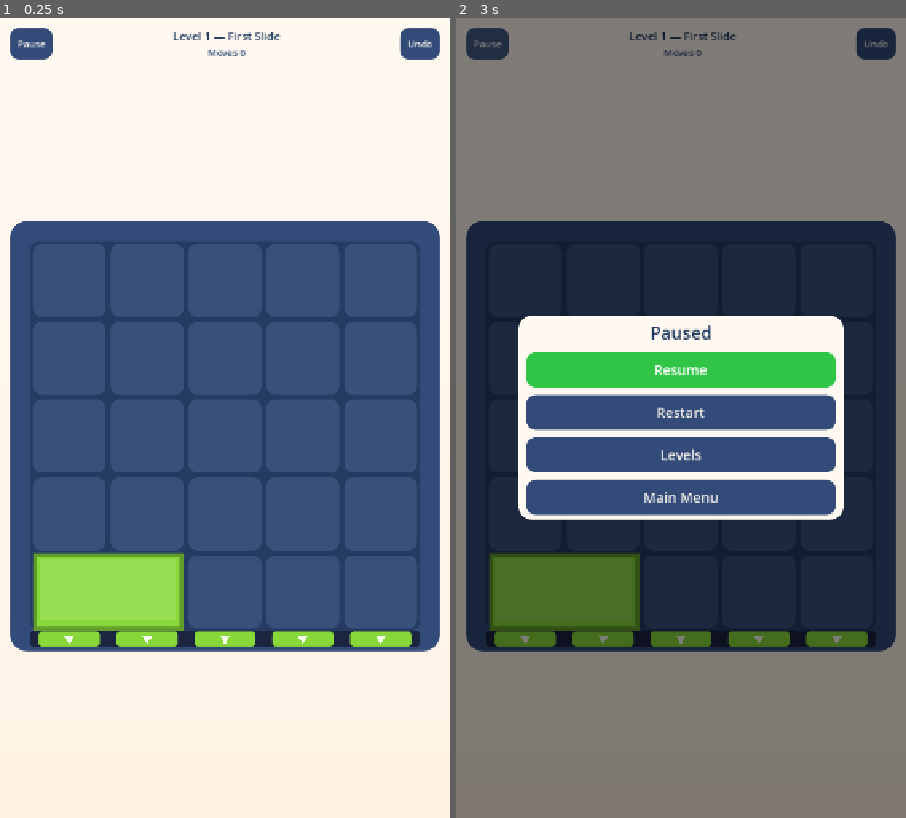
Above: before the commit, frames 1-2 (left to right).
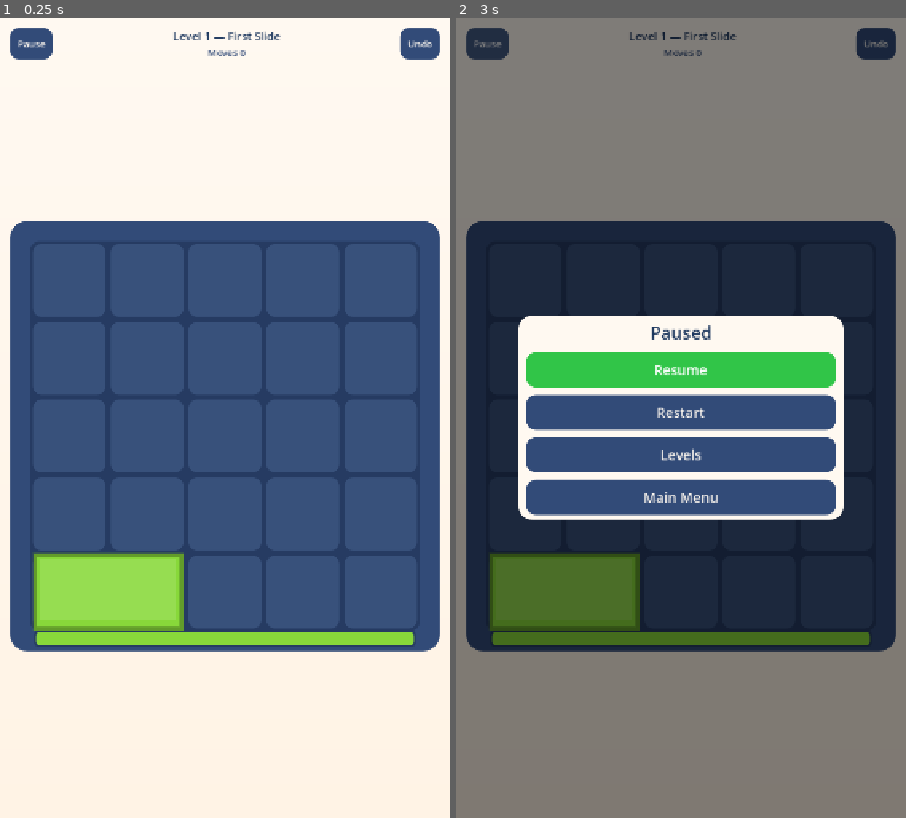
Above: after the commit, the same moments.

Repository: CylendraPlatform/Block_Puzzle_Game
Game: Godot game, scene res://scenes/GameScreen.tscn
Two runs of this game, one before a commit and one after it. Both use one fixed random seed, a clock stepped at 60 frames per second and the inputs below. This scene is started directly instead of the project's main scene.
Inputs:
- Up to frame 1 (0.25 s): no input
- Up to frame 2 (3 s): click "Undo" at 0.5 s; click "Undo" at 1.25 s; click "Undo" at 2 s; click "Pause" at 2.75 s

The runs differ from the first frame. In frame 1, 0.7% of the frame differs, in the area x 6-94%, y 76-79%; in frame 2, 0.6%.

Commit message:
revert: PR #27 cell-door gate renderer
Reverts merge c99efbd (feat/pearl-cell-doors). PR #27 was merged without
owner approval; the owner's review said it is superseded by the
positioned-gate approach (design/gate_proto) and must stay unmerged.

Restored to the pre-#27 state (6daad29): scripts/game/board_view_v2.gd,
test/test_board_geometry.gd, test/shot_pearl.gd and the
docs/qa/pearl_signoff captures and notes.

Kept: the docs/runbooks/testing.md note on running Godot tests one at a
time (shared user://). It documents a test-runner issue, not the renderer.

Co-Authored-By: Claude Opus 5.5 <noreply@anthropic.com>
Co-authored-by: acesse7701 <acesse7701@users.noreply.github.com>

Diff:
--- a/scripts/game/board_view_v2.gd
+++ b/scripts/game/board_view_v2.gd
@@ -26,8 +26,6 @@
 ## Part of the frame band, from the board edge outwards, that a gate slot occupies; the rest
 ## stays as an unbroken outer rim.
 const GATE_DEPTH := 0.8
-## Gap at each end of a cell door, in cells, so neighbouring doors read as separate openings.
-const DOOR_GAP := 0.1
 
 var definition: Dictionary = {}
 var state: PuzzleState
@@ -441,135 +439,39 @@
 	if locked:
 		color = color.darkened(0.45)
 		color.s *= 0.5
-	var rail := gate_slot(gate, cols, rows)
-	if rail.size == Vector2.ZERO:
-		return
-	# Cell doors (owner-approved style B): a dark rail over exactly lo..hi, one coloured door
-	# per cell a piece can leave through, an outward arrow on each door. Gates sharing an edge
-	# split the depth into lanes so every accepted colour stays visible.
-	var lane := gate_lane(gate)
-	if lane.x == 0:
-		_round(rail, TD35Theme.SHADOW, int(clampf(_cell * 0.06, 2.0, 6.0)))
-	var side := str(gate.get("side", ""))
-	var radius := int(clampf(_cell * 0.06, 2.0, 6.0))
-	for door in gate_doors(gate, cols, rows):
-		_round(_lane_rect(side, door, lane.x, lane.y).grow(-1.0), color, radius)
-	for arrow in gate_arrows(gate, cols, rows):
-		draw_colored_polygon(arrow, Color(1, 1, 1, 0.9))
+	var slot := gate_slot(gate, cols, rows)
+	if slot.size == Vector2.ZERO:
+		return
+	# The slot is a recess in the frame band, the same colour as the board bed, so the gate
+	# reads as an opening in an unbroken frame; the coloured lip sits inside it.
+	var lip := slot.grow(-maxf(1.5, _cell * FRAME_RATIO * 0.1))
+	_round(slot, TD35Theme.BASE, int(clampf(_cell * 0.08, 3.0, 8.0)))
+	_round(lip, color, int(clampf(_cell * 0.06, 2.0, 6.0)))
 	if locked:
-		_glyph_lock(rail.get_center())
+		_glyph_lock(lip.get_center())
 	var remaining := int(gstate.get("counter_remaining", -1))
 	if remaining > 0:
-		_badge(rail.get_center(), str(remaining))
-
-## A gate's rail in local coordinates: along its edge over exactly the rule's exit range
-## lo..hi (never narrower or wider), and from the board edge outwards over GATE_DEPTH of the
-## frame band. Empty for an unknown side.
+		_badge(lip.get_center(), str(remaining))
+
+## A gate's slot in local coordinates: along its edge from `lo` to `hi` (inset by a small
+## pad), and from the board edge outwards over GATE_DEPTH of the frame band. It overlaps the
+## board edge by one pixel so no seam shows. Empty for an unknown side.
 func gate_slot(gate: Dictionary, cols: int, rows: int) -> Rect2:
 	var lo := int(gate.get("lo", 0))
 	var hi := int(gate.get("hi", lo))
 	var along := float(hi - lo + 1) * _cell
+	var pad := clampf(_cell * 0.08, 2.0, 6.0)
 	var depth := _cell * FRAME_RATIO * GATE_DEPTH
 	match str(gate.get("side", "")):
 		"left":
-			return Rect2(_origin.x - depth, _origin.y + lo * _cell, depth, along)
+			return Rect2(_origin.x - depth, _origin.y + lo * _cell + pad, depth + 1.0, along - pad * 2.0)
 		"right":
-			return Rect2(_origin.x + cols * _cell, _origin.y + lo * _cell, depth, along)
+			return Rect2(_origin.x + cols * _cell - 1.0, _origin.y + lo * _cell + pad, depth + 1.0, along - pad * 2.0)
 		"top":
-			return Rect2(_origin.x + lo * _cell, _origin.y - depth, along, depth)
+			return Rect2(_origin.x + lo * _cell + pad, _origin.y - depth, along - pad * 2.0, depth + 1.0)
 		"bottom":
-			return Rect2(_origin.x + lo * _cell, _origin.y + rows * _cell, along, depth)
+			return Rect2(_origin.x + lo * _cell + pad, _origin.y + rows * _cell - 1.0, along - pad * 2.0, depth + 1.0)
 	return Rect2()
-
-## One door per cell in lo..hi, inside the rail, inset along the edge by DOOR_GAP of a cell at
-## each end so neighbouring doors read as separate openings.
-func gate_doors(gate: Dictionary, cols: int, rows: int) -> Array[Rect2]:
-	var rail := gate_slot(gate, cols, rows)
-	var doors: Array[Rect2] = []
-	if rail.size == Vector2.ZERO:
-		return doors
-	var side := str(gate.get("side", ""))
-	var vertical := side == "left" or side == "right"
-	var gap := _cell * DOOR_GAP
-	for i in int(gate.get("hi", gate.get("lo", 0))) - int(gate.get("lo", 0)) + 1:
-		if vertical:
-			doors.append(Rect2(rail.position.x, rail.position.y + i * _cell + gap, rail.size.x, _cell - gap * 2.0))
-		else:
-			doors.append(Rect2(rail.position.x + i * _cell + gap, rail.position.y, _cell - gap * 2.0, rail.size.y))
-	return doors
-
-## (lane, lanes) for a gate: its index among the gates on the same side whose ranges overlap
-## it (definition order), and how many there are. (0, 1) for a gate alone on its stretch.
-func gate_lane(gate: Dictionary) -> Vector2i:
-	var side := str(gate.get("side", ""))
-	var lo := int(gate.get("lo", 0))
-	var hi := int(gate.get("hi", lo))
-	var index := 0
-	var count := 0
-	for other in definition.get("gates", []):
-		if typeof(other) != TYPE_DICTIONARY or str(other.get("side", "")) != side:
-			continue
-		if int(other.get("lo", 0)) > hi or lo > int(other.get("hi", other.get("lo", 0))):
-			continue
-		if other == gate:
-			index = count
-		count += 1
-	return Vector2i(index, maxi(1, count))
-
-## The k-th of n lanes of a door: slices along the edge at the door's full depth (lane 0 at
-## the top / left end). Depth slices were too thin for a legible arrow at 360x800.
-func _lane_rect(side: String, r: Rect2, k: int, n: int) -> Rect2:
-	if n <= 1:
-		return r
-	if side == "left" or side == "right":
-		var h := r.size.y / n
-		return Rect2(r.position.x, r.position.y + h * k, r.size.x, h)
-	var w := r.size.x / n
-	return Rect2(r.position.x + w * k, r.position.y, w, r.size.y)
-
-func _outward(side: String) -> Vector2:
-	match side:
-		"left": return Vector2.LEFT
-		"right": return Vector2.RIGHT
-		"top": return Vector2.UP
-	return Vector2.DOWN
-
-## The gate's outward arrows (white triangles, tip first): one per door, centred in this
-## gate's own lane of the door and sized to fit inside it, so on a shared edge every colour
-## carries its own arrow and none crosses into another lane. A door under the lock / counter
-## marker gets no arrow.
-func gate_arrows(gate: Dictionary, cols: int, rows: int) -> Array[PackedVector2Array]:
-	var arrows: Array[PackedVector2Array] = []
-	var side := str(gate.get("side", ""))
-	var lane := gate_lane(gate)
-	var marker := gate_marker_rect(gate, cols, rows)
-	for door in gate_doors(gate, cols, rows):
-		var r := _lane_rect(side, door, lane.x, lane.y).grow(-1.0)
-		var s := minf(r.size.x, r.size.y) * 0.7
-		var out := _outward(side)
-		var across := Vector2(-out.y, out.x)
-		var c := r.get_center()
-		var tri := PackedVector2Array([c + out * s * 0.55, c - out * s * 0.35 + across * s * 0.5, c - out * s * 0.35 - across * s * 0.5])
-		var bounds := Rect2(tri[0], Vector2.ZERO).expand(tri[1]).expand(tri[2])
-		if marker.has_area() and marker.intersects(bounds):
-			continue
-		arrows.append(tri)
-	return arrows
-
-## Bounds of the lock glyph and / or counter badge drawn at the rail centre (empty if none).
-func gate_marker_rect(gate: Dictionary, cols: int, rows: int) -> Rect2:
-	var shown := shown_state()
-	var gstate: Dictionary = shown.gates.get(str(gate.get("id", "")), {}) if shown != null else {}
-	var center := gate_slot(gate, cols, rows).get_center()
-	var out := Rect2()
-	if str(gstate.get("mode", "OPEN")) == "LOCKED":
-		var s := clampf(_cell * 0.22, 8.0, 20.0)
-		out = Rect2(center - Vector2(s * 0.5, s * 0.5), Vector2(s, s * 1.1))
-	if int(gstate.get("counter_remaining", -1)) > 0:
-		var r := clampf(_cell * 0.2, 9.0, 18.0)
-		var badge := Rect2(center - Vector2(r, r), Vector2(r, r) * 2.0)
-		out = badge if not out.has_area() else out.merge(badge)
-	return out.grow(2.0) if out.has_area() else out
 
 ## A small padlock glyph (shackle arc + body) so a locked gate reads without colour.
 func _glyph_lock(center: Vector2) -> void:
--- a/test/shot_pearl.gd
+++ b/test/shot_pearl.gd
@@ -19,7 +19,6 @@
 	["win_l01", 0, "win"],
 	["game_l35_four_sides", 34, ""],
 	["game_l12_tall", 11, ""],
-	["game_l06_shared_edge", 5, ""],
 	["editor_test", -1, ""],
 ]
 const PROGRESS_DIR := "user://pearl_qa_progress/"
--- a/test/test_board_geometry.gd
+++ b/test/test_board_geometry.gd
@@ -38,7 +38,6 @@
 		for item in levels:
 			_check_level(view, item["name"], item["definition"], spec)
 		print("  %s %s: %d level(s) checked, %d failure(s)" % ["PASS" if _fails == before else "FAIL", spec["name"], levels.size(), _fails - before])
-	_check_markers(view, levels[5]["definition"])
 	_check_swipe(view, levels[0]["definition"])
 	view.queue_free()
 	print("== done: %d check(s), %d failure(s) ==" % [_checks, _fails])
@@ -79,43 +78,10 @@
 	_ok(absf(band - view._cell * BoardViewV2.FRAME_RATIO) < EPS, "%s frame band is FRAME_RATIO cells" % tag)
 	var cols := int(defn["board"]["cols"])
 	var rows := int(defn["board"]["rows"])
-	var lanes_by_side := {}
 	for gate in defn.get("gates", []):
-		var gid := str(gate.get("id", ""))
 		var slot := view.gate_slot(gate, cols, rows)
-		_ok(slot.size.x > 0.0 and slot.size.y > 0.0, "%s gate %s has a slot" % [tag, gid])
-		_ok(frame.grow(-1.0).encloses(slot), "%s gate %s slot %s keeps an unbroken outer rim inside %s" % [tag, gid, slot, frame])
-		# Cell doors: the rail covers exactly lo..hi (never narrower than the rule) and there is
-		# one door per cell in that range, inside the rail, centred on its cell.
-		var lo := int(gate["lo"])
-		var hi := int(gate["hi"])
-		var side := str(gate["side"])
-		var vertical := side == "left" or side == "right"
-		var along_start := slot.position.y if vertical else slot.position.x
-		var along_len := slot.size.y if vertical else slot.size.x
-		var edge_start := board.position.y if vertical else board.position.x
-		_ok(absf(along_start - (edge_start + lo * view._cell)) < EPS and absf(along_len - (hi - lo + 1) * view._cell) < EPS, "%s gate %s rail spans exactly %d..%d" % [tag, gid, lo, hi])
-		var doors := view.gate_doors(gate, cols, rows)
-		_ok(doors.size() == hi - lo + 1, "%s gate %s has one door per cell (%d)" % [tag, gid, doors.size()])
-		for i in doors.size():
-			var door: Rect2 = doors[i]
-			var c := door.get_center()
-			var cell_mid := edge_start + (lo + i + 0.5) * view._cell
-			_ok(slot.grow(EPS).encloses(door), "%s gate %s door %d inside its rail" % [tag, gid, i])
-			_ok(absf((c.y if vertical else c.x) - cell_mid) < EPS, "%s gate %s door %d centred on cell %d" % [tag, gid, i, lo + i])
-		var lane := view.gate_lane(gate)
-		if not lanes_by_side.has(side):
-			lanes_by_side[side] = []
-		lanes_by_side[side].append(lane)
-		_check_arrows(view, tag, gate, cols, rows, doors, lane)
-	# Gates on one edge (all Classic shared edges overlap fully) get distinct lanes 0..n-1.
-	for side in lanes_by_side.keys():
-		var lanes: Array = lanes_by_side[side]
-		var seen := {}
-		for lane in lanes:
-			seen[(lane as Vector2i).x] = true
-			_ok((lane as Vector2i).y == lanes.size(), "%s %s edge: lane count %d matches %d gate(s)" % [tag, side, (lane as Vector2i).y, lanes.size()])
-		_ok(seen.size() == lanes.size(), "%s %s edge: every gate has its own lane" % [tag, side])
+		_ok(slot.size.x > 0.0 and slot.size.y > 0.0, "%s gate %s has a slot" % [tag, gate.get("id", "")])
+		_ok(frame.grow(-1.0).encloses(slot), "%s gate %s slot %s keeps an unbroken outer rim inside %s" % [tag, gate.get("id", ""), slot, frame])
 	# Touch mapping: centres and both inner corners of every cell map back to that cell;
 	# points on the frame band map off the board.
 	for y in rows:
@@ -134,54 +100,6 @@
 		if not bool(piece.get("revealed", true)):
 			continue
 		_ok(view._piece_at(view.cell_at(view.cell_center(piece["pos"]))) == str(id), "%s touch on %s grabs it" % [tag, id])
-
-## Arrow placement: one arrow per door, inside this gate's own lane of that door (so on a
-## shared edge it never crosses the lane boundary or touches the other colour), pointing out
-## of the board, and clear of the lock / counter marker.
-func _check_arrows(view: BoardViewV2, tag: String, gate: Dictionary, cols: int, rows: int, doors: Array[Rect2], lane: Vector2i) -> void:
-	var gid := str(gate.get("id", ""))
-	var side := str(gate["side"])
-	var out := view._outward(side)
-	var arrows := view.gate_arrows(gate, cols, rows)
-	var marker := view.gate_marker_rect(gate, cols, rows)
-	if not marker.has_area():
-		_ok(arrows.size() == doors.size(), "%s gate %s has one arrow per door (%d / %d)" % [tag, gid, arrows.size(), doors.size()])
-	for i in arrows.size():
-		var tri: PackedVector2Array = arrows[i]
-		var bounds := Rect2(tri[0], Vector2.ZERO).expand(tri[1]).expand(tri[2])
-		var inside := false
-		for door in doors:
-			if view._lane_rect(side, door, lane.x, lane.y).grow(-1.0 + EPS).encloses(bounds):
-				inside = true
-		_ok(inside, "%s gate %s arrow %d inside its own lane %d/%d" % [tag, gid, i, lane.x, lane.y])
-		_ok((tri[0] - bounds.get_center()).dot(out) > 0.0, "%s gate %s arrow %d points out of the board" % [tag, gid, i])
-		# Legibility floor: shared-edge arrows as large as single-gate ones (depth-limited).
-		var single := minf(doors[0].size.x, doors[0].size.y) - 2.0
-		_ok(minf(bounds.size.x, bounds.size.y) >= single * 0.7 * 0.9 - EPS, "%s gate %s arrow %d legible (%.1f units)" % [tag, gid, i, minf(bounds.size.x, bounds.size.y)])
-		_ok(not marker.has_area() or not marker.intersects(bounds), "%s gate %s arrow %d clear of the marker" % [tag, gid, i])
-
-## Locked + counter gates: the marker is non-empty, sits on the rail centre and no arrow
-## overlaps it (Level 6 at the 360x800 and M31 board sizes).
-func _check_markers(view: BoardViewV2, defn: Dictionary) -> void:
-	for spec in [VIEWS[0], VIEWS[3]]:
-		view.size = spec["size"]
-		var st := PuzzleState.from_definition(defn)
-		view.show_state(defn, st)
-		view._layout()
-		var cols := int(defn["board"]["cols"])
-		var rows := int(defn["board"]["rows"])
-		for gate in defn.get("gates", []):
-			var gid := str(gate.get("id", ""))
-			if not st.gates.has(gid):
-				continue
-			st.gates[gid]["mode"] = "LOCKED"
-			st.gates[gid]["counter_remaining"] = 3
-			var marker := view.gate_marker_rect(gate, cols, rows)
-			_ok(marker.has_area() and marker.has_point(view.gate_slot(gate, cols, rows).get_center()), "%s L6 gate %s marker on the rail centre" % [spec["name"], gid])
-			var doors := view.gate_doors(gate, cols, rows)
-			var arrows := view.gate_arrows(gate, cols, rows)
-			_ok(arrows.size() < doors.size(), "%s L6 gate %s drops the arrow under the marker (%d of %d)" % [spec["name"], gid, arrows.size(), doors.size()])
-			_check_arrows(view, "%s/L6-locked" % spec["name"], gate, cols, rows, doors, view.gate_lane(gate))
 
 ## A real swipe through _gui_input commits the same action choose_action picks for it.
 func _check_swipe(view: BoardViewV2, defn: Dictionary) -> void:
Binary file changed: docs/qa/pearl_signoff/00_contact_sheet.png
Binary file changed: docs/qa/pearl_signoff/03_game.png
Binary file changed: docs/qa/pearl_signoff/04_pause.png
Binary file changed: docs/qa/pearl_signoff/05_win_card.png
Binary file changed: docs/qa/pearl_signoff/06_editor_test.png
Binary file changed: docs/qa/pearl_signoff/07_win_unsaved_desktop.png
Binary file changed: docs/qa/pearl_signoff/08_leave_unsaved_desktop.png
Binary file changed: docs/qa/pearl_signoff/09_game_four_gates.png
Binary file changed: docs/qa/pearl_signoff/10_game_tall_board.png
Binary file changed: docs/qa/pearl_signoff/11_before_after.png
Binary file changed: docs/qa/pearl_signoff/12_responsive.png
Binary file removed: docs/qa/pearl_signoff/gates/l06_game_360x800.png
(and 19 more such lines)
